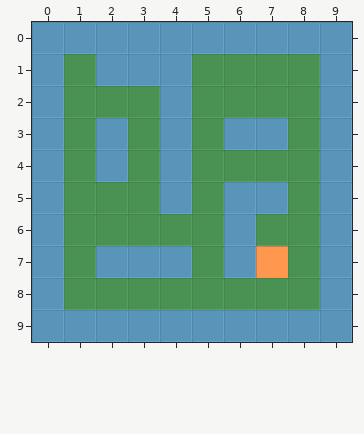
Two versions of a level (Tiled map, src/game/assets/tilesgridmap.tmx). This is how it looked before the edit.
Cells are 32x32 px. Shown: x 0..9, y 0..9.
Now the later version:
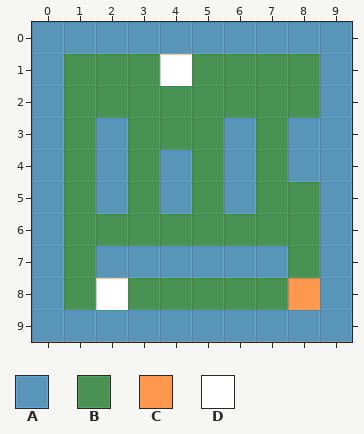
Key: from "tilesgrid": A 0, B 1, C 2, D 3.
_ is an empty cell.
Objects are placed by their top-left corner, in cells (3,4 is the top-left corner of cell 3,4); size is 1x1 cell unless given.
Tiles of an added or newly shown layer are drawn over the layers below it.
Changes in this commit:
Layer "water":
y 1: x 2..4 AAA -> ___
y 2: x 4 A -> _
y 3: x 4 A -> _; x 7..8 A_ -> _A
y 4: x 6 _ -> A; x 8 _ -> A
y 5: x 2 _ -> A; x 7 A -> _
y 6: x 6 A -> _
y 7: x 5 _ -> A; x 7 _ -> A
Layer "ground":
y 1: x 2..3 __ -> BB
y 2: x 4 _ -> B
y 3: x 4 _ -> B; x 7..8 _B -> B_
y 4: x 6 B -> _; x 8 B -> _
y 5: x 2 B -> _; x 7 _ -> B
y 6: x 6 _ -> B
y 7: x 5 B -> _; x 7 B -> _
Layer "player" (removed):
removed: C at 7,7
Layer "characters" (added):
y 1: x 4 _ -> D
y 8: x 2 _ -> D; x 8 _ -> C
